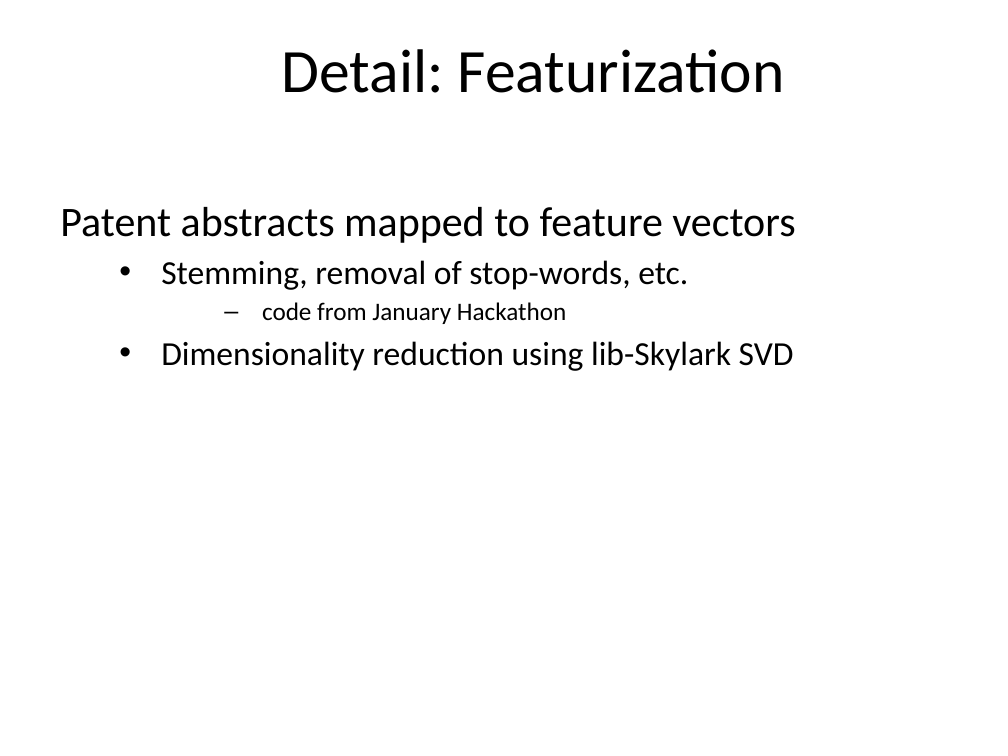
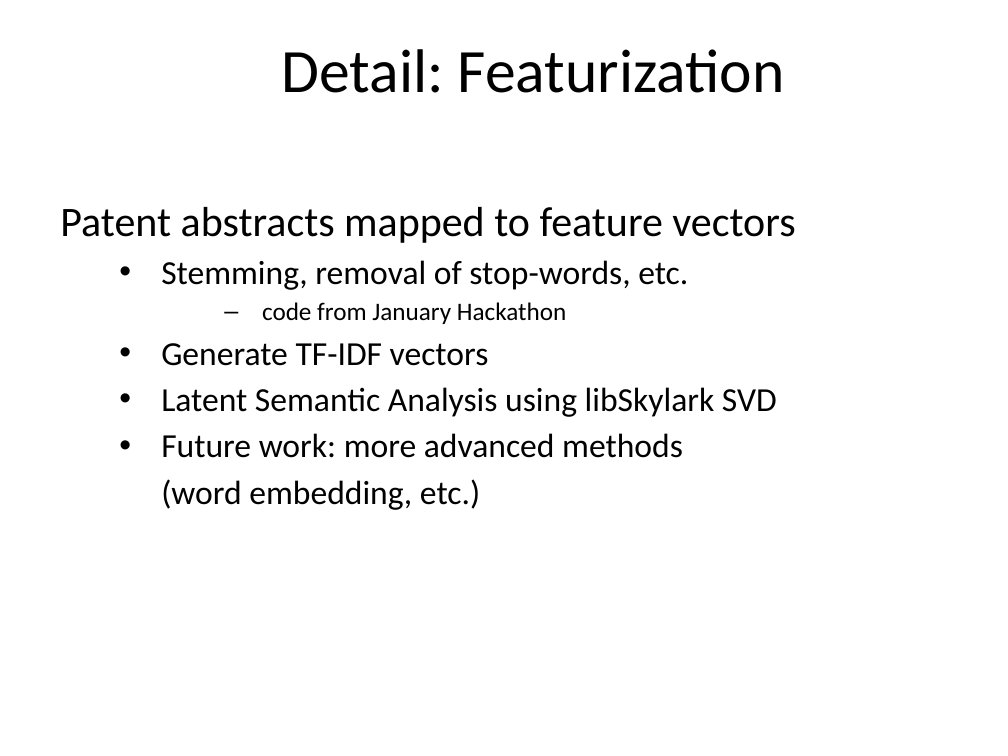
Before and after one commit to alexgittens/XDataUSPTOHackathon, a slide deck: slide 6 of XDATA_Sep2016_klevin_slides.pptx. Drawn at 1008x756 pixels with LibreOffice and Linux fonts; fonts in the diff are those of the drawing; background and template pictures are left out. Boxes give left, top, right and bottom in pixels: in the first picture for what was removed or moved away, otherwise in the second. Text is boxed around its words. In the diff, an @@ line names an element or a change of style, - is before the commit and + after.

```diff
--- a/XDATA_Sep2016_klevin_slides.pptx
+++ b/XDATA_Sep2016_klevin_slides.pptx
@@ text at bbox=[161, 343, 777, 510]: text changed @@
-• Dimensionality reduction using lib-Skylark SVD
+• Generate TF-IDF vectors
+• Latent Semantic Analysis using libSkylark SVD
+• Future work: more advanced methods
+  (word embedding, etc.)
```
Also in this commit, not shown: 6 other slides changed.
